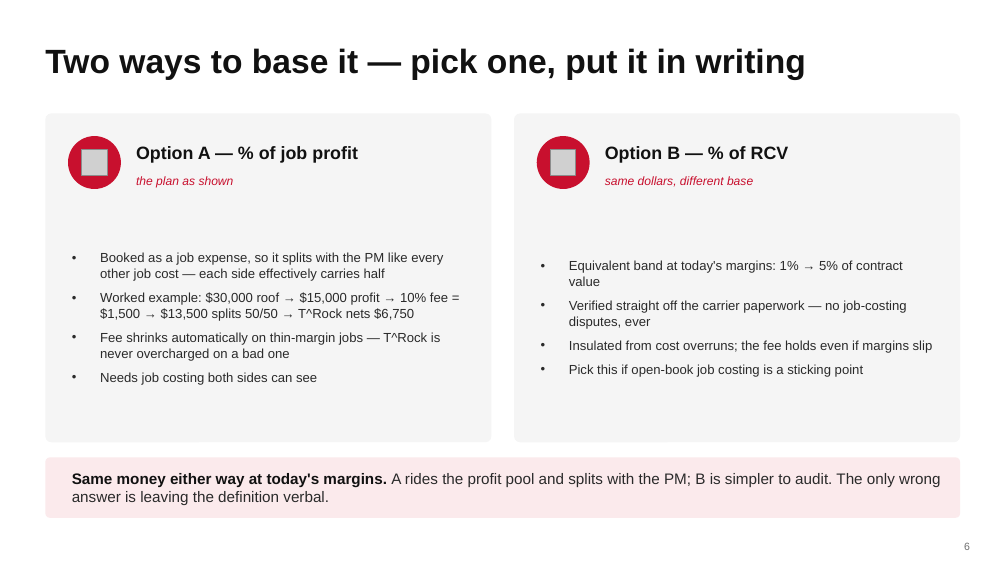
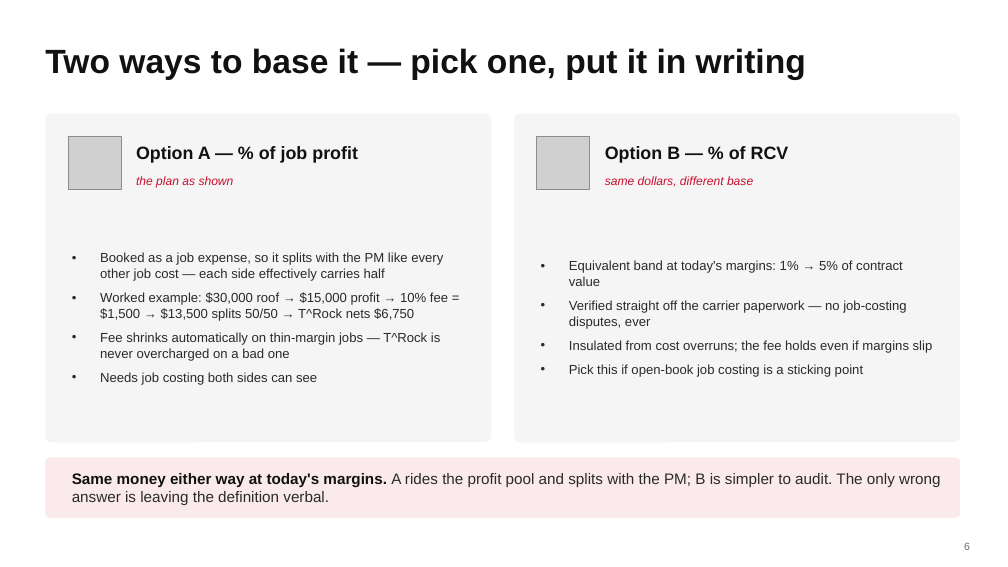
Before and after one commit to DommyD26/roofing-site-template, a slide deck: slide 6 of pitch/Commission-Plan.pptx. Drawn at 1008x567 pixels with LibreOffice and Linux fonts; fonts in the diff are those of the drawing; grey boxes stand for pictures. Boxes give left, top, right and bottom in pixels: in the first picture for what was removed or moved away, otherwise in the second. Text is boxed around its words. In the diff, an @@ line names an element or a change of style, - is before the commit and + after.

```diff
--- a/pitch/Commission-Plan.pptx
+++ b/pitch/Commission-Plan.pptx
@@ ellipse removed at [68, 136, 121, 189] @@
@@ picture added at [68, 136, 121, 189] @@
@@ ellipse removed at [537, 136, 590, 189] @@
@@ picture added at [537, 136, 590, 189] @@
@@ picture removed at [82, 150, 107, 175] @@
@@ picture removed at [551, 150, 576, 175] @@
```
Also in this commit, not shown: 6 other slides changed, 3 other files.
